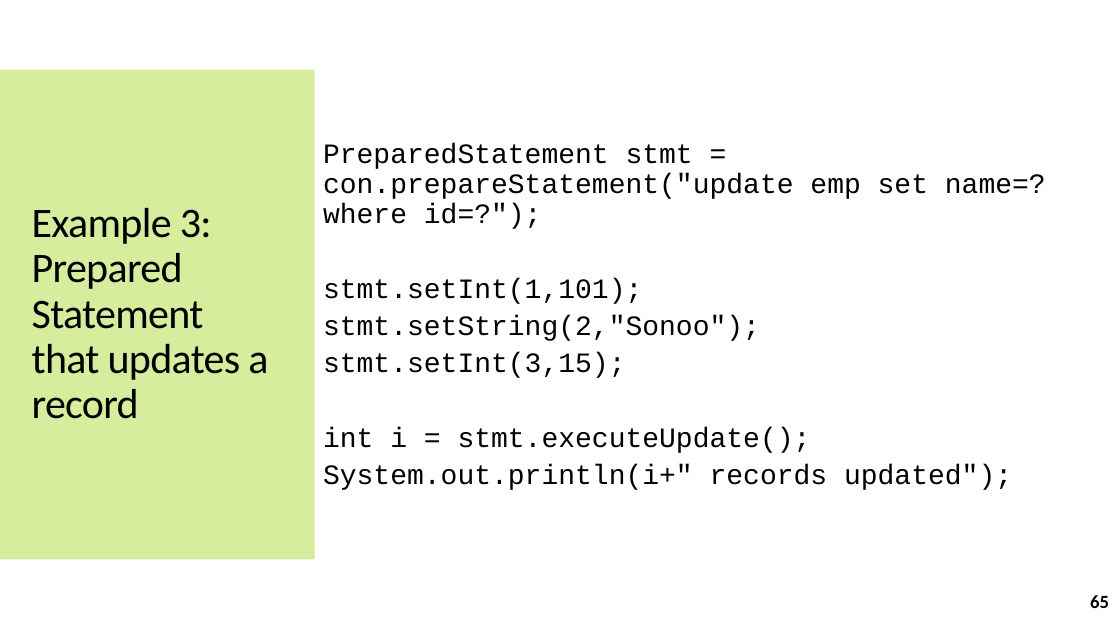
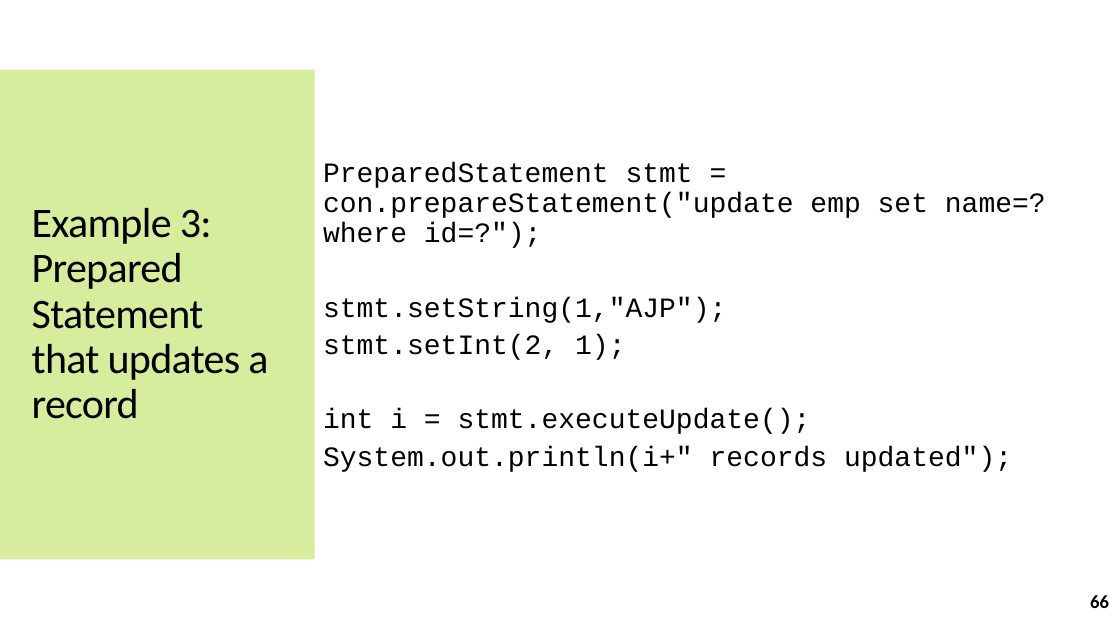
Before and after one commit to jrambasana/AJP2022-code, a slide deck: slide 66 of AJP Slides/AJP - Unit 2 - JDBC.pptx (slide 65 before the commit). Drawn at 1120x630 pixels with LibreOffice and Linux fonts; fonts in the diff are those of the drawing. Boxes give left, top, right and bottom in pixels: in the first picture for what was removed or moved away, otherwise in the second. Text is boxed around its words. In the diff, an @@ line names an element or a change of style, - is before the commit and + after.

```diff
--- a/AJP Slides/AJP - Unit 2 - JDBC.pptx
+++ b/AJP Slides/AJP - Unit 2 - JDBC.pptx
@@ text at <box>323,297,726,360</box>: text changed @@
-stmt.setInt(1,101);
-stmt.setString(2,"Sonoo");
-stmt.setInt(3,15);
+stmt.setString(1,"AJP");
+stmt.setInt(2, 1);
@@ page number at <box>1090,595,1109,608</box>: text changed @@
-65
+66
```
Also in this commit, not shown: 4 other slides changed, 1 slide added.
